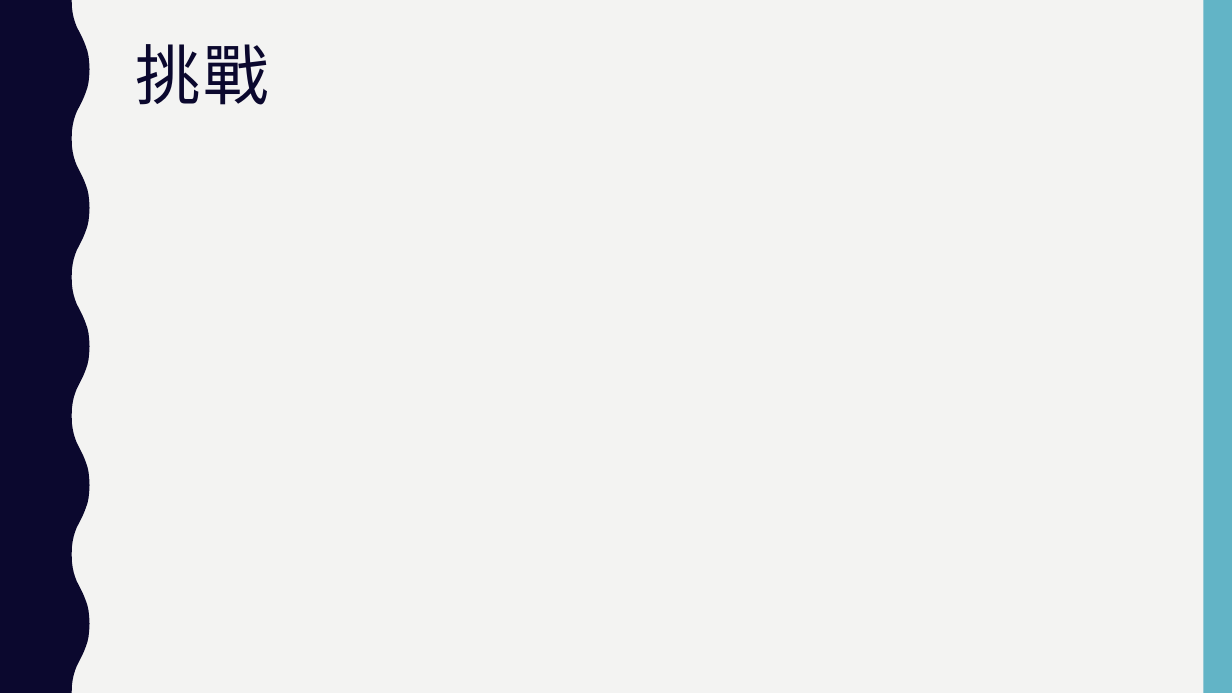
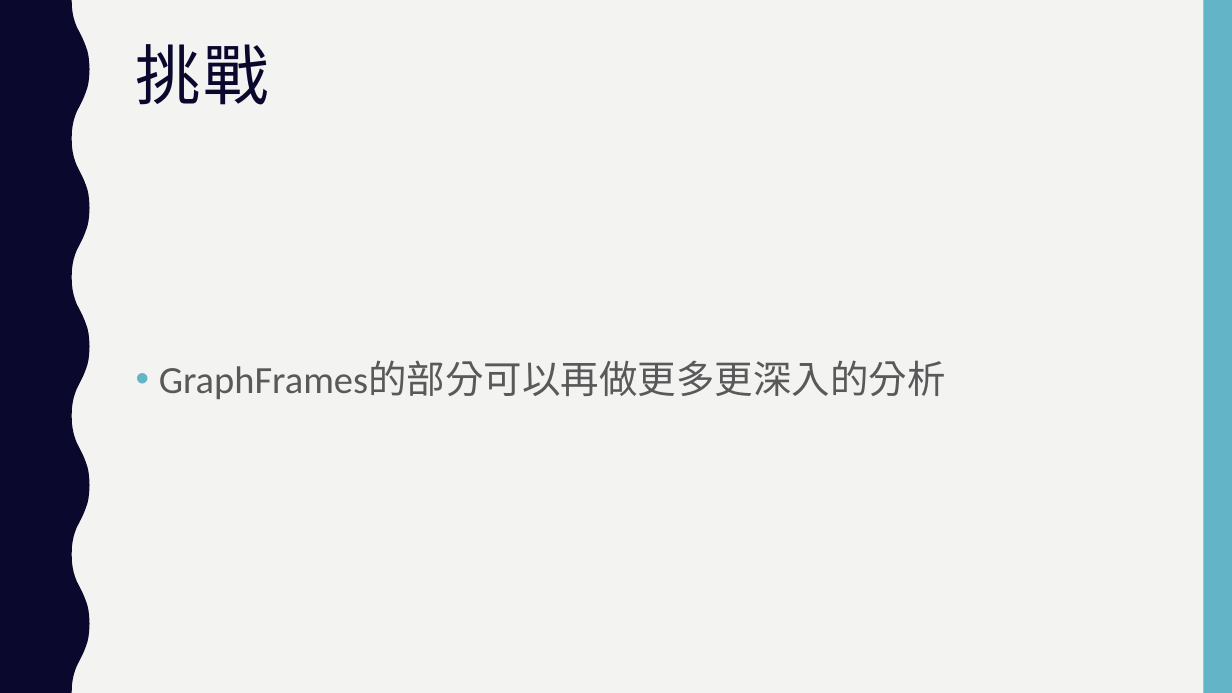
Before and after one commit to Aurako/NCCU2018_distributed-systems_group6, a slide deck: slide 21 of finalproject.pptx (slide 18 before the commit). Drawn at 1232x693 pixels with LibreOffice and Linux fonts; fonts in the diff are those of the drawing. Boxes give left, top, right and bottom in pixels: in the first picture for what was removed or moved away, otherwise in the second. Text is boxed around its words. In the diff, an @@ line names an element or a change of style, - is before the commit and + after.

Commit message:
ppt revised

```diff
--- a/finalproject.pptx
+++ b/finalproject.pptx
@@ text added at [159, 361, 946, 399], 30 pt, text #595959 @@
+• GraphFrames的部分可以再做更多更深入的分析
```
Also in this commit, not shown: 1 other slide changed, 4 slides added, 1 slide removed.
